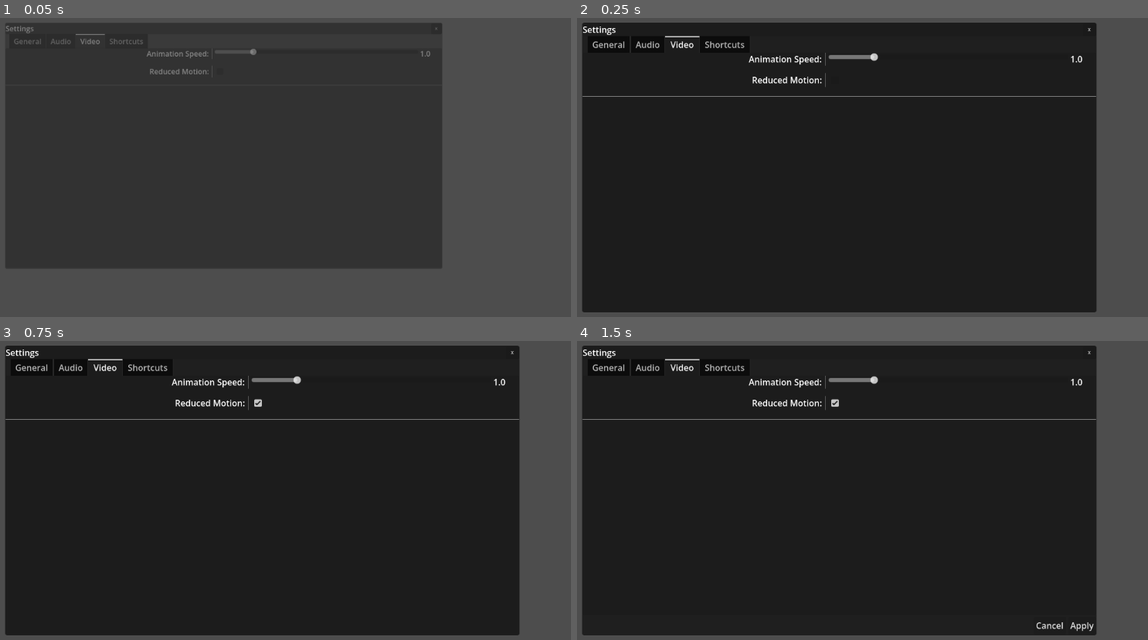
Above: before the commit, frames 1-4 (two rows, left to right).
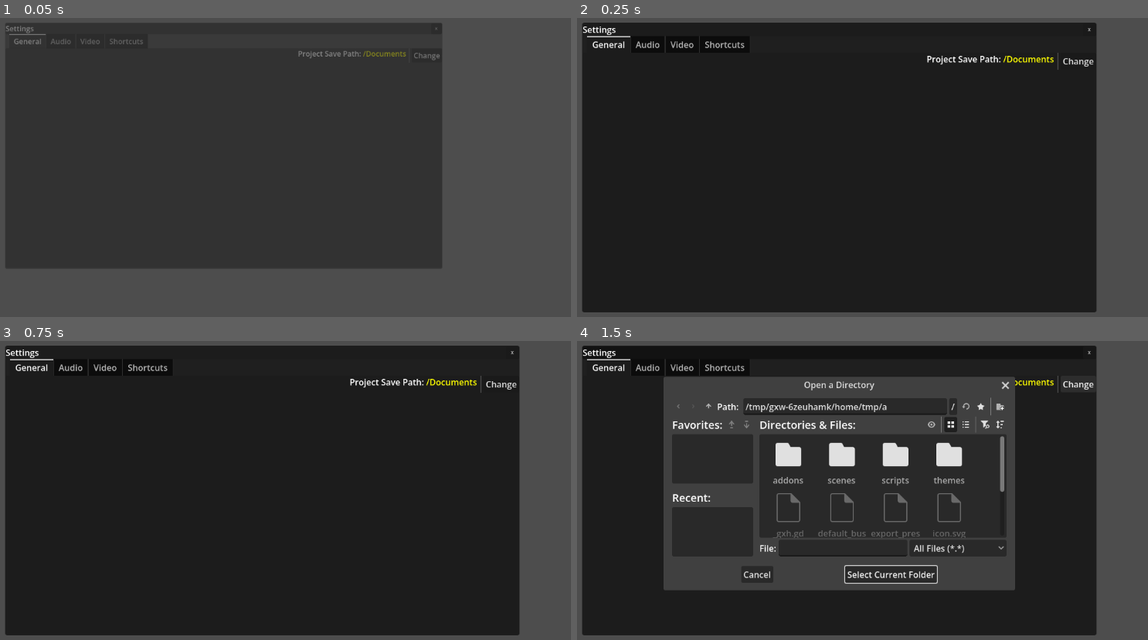
Above: after the commit, the same moments.

Repository: Linkerpink/GDaw
Game: Godot game, scene res://scenes/components/windows/settings_window.tscn
The game is run twice, just before and just after one commit, with the same random seed, the same clock (stepped at 60 frames per second) and the same inputs. This scene is started directly instead of the project's main scene.
Inputs (mouse positions are in pixels of both pictures, inside the frame that each line leads up to):
- Up to frame 1 (0.05 s): no input
- Up to frame 2 (0.25 s): no input
- Up to frame 3 (0.75 s): click (371, 403) at 0.52 s
- Up to frame 4 (1.5 s): click (1079, 382) at 1.25 s, where only the run after the commit has a clickable "Change"

The runs differ from the first frame. In frame 1, 0.5% of the frame differs, in the area x 1-77%, y 5-19%; in frame 2, 1.2%; in frame 3, 1.3%; in frame 4, 22%, in the area x 0-91%, y 5-98%.

Commit message:
settings openable in top bar

Diff:
--- a/project_time_traker.json
+++ b/project_time_traker.json
@@ -1,9 +1,9 @@
 {
-  "2D": 27717.7839992046,
+  "2D": 28573.3050005435,
   "3D": 2.96399998664856,
   "Asset Store": 33.9889998435974,
   "AssetLib": 45.4779999256134,
-  "Editor": 86272.0629956722,
-  "Game": 13746.4839932918,
-  "Script": 44725.3640034199
+  "Editor": 89049.6299965381,
+  "Game": 14361.8009932041,
+  "Script": 46032.0930030347
 }
--- a/scenes/components/windows/settings_window.tscn
+++ b/scenes/components/windows/settings_window.tscn
@@ -18,11 +18,10 @@
 [node name="SettingsTabContainer" type="TabContainer" parent="MarginContainer/VBoxContainer/WindowContent/VBoxContainer" index="0" unique_id=98601139]
 layout_mode = 2
 size_flags_vertical = 3
-current_tab = 2
+current_tab = 0
 script = ExtResource("2_bf7wd")
 
 [node name="General" type="MarginContainer" parent="MarginContainer/VBoxContainer/WindowContent/VBoxContainer/SettingsTabContainer" index="1" unique_id=1402061007]
-visible = false
 layout_mode = 2
 metadata/_tab_index = 0
 
@@ -120,6 +119,7 @@
 fit_to_longest_item = false
 
 [node name="Video" type="MarginContainer" parent="MarginContainer/VBoxContainer/WindowContent/VBoxContainer/SettingsTabContainer" index="3" unique_id=387206290]
+visible = false
 layout_mode = 2
 metadata/_tab_index = 2
 
--- a/scripts/gdaw_window.gd
+++ b/scripts/gdaw_window.gd
@@ -6,6 +6,7 @@
 @onready var title_label : RichTextLabel = %TitleLabel
 @onready var top_bar : Control = %TopBar
 @onready var top_bar_panel : Panel = %TopBarPanel
+@onready var window_content : Control = %WindowContent
 
 var touching_window : bool = false
 var touching_top_bar : bool = false
@@ -41,8 +42,8 @@
 		close_window()
 
 	# Clamp window inside of the program
-	global_position.x = clamp(global_position.x, 0, DisplayServer.window_get_size().x)
-	global_position.y = clamp(global_position.y, 0, DisplayServer.window_get_size().y)
+	global_position.x = clamp(global_position.x, 0, DisplayServer.window_get_size().x - size.x)
+	global_position.y = clamp(global_position.y, 0, DisplayServer.window_get_size().y - size.y)
 
 
 func _handle_selection():
--- a/scripts/globals/globals.gd
+++ b/scripts/globals/globals.gd
@@ -20,21 +20,13 @@
 	#endregion
 
 
-func _create_exclusive_window(_window, _window_packed):
-	if _window:
-		WindowManager.select_window(_window)
-		_window.show()
-	else:
-		WindowManager.create_window(_window_packed)
-
-
 func open_mixer():
 	var mixer_window : GDawWindow = get_tree().get_first_node_in_group("mixer")
 	var mixer_window_packed : PackedScene = load("res://scenes/components/windows/mixer/mixer.tscn")
-	_create_exclusive_window(mixer_window, mixer_window_packed)
+	WindowManager._create_exclusive_window(mixer_window, mixer_window_packed)
 
 
 func open_settings():
 	var settings_window : GDawWindow = get_tree().get_first_node_in_group("settings")
 	var settings_window_packed : PackedScene = load("res://scenes/components/windows/settings_window.tscn")
-	_create_exclusive_window(settings_window, settings_window_packed)
+	WindowManager._create_exclusive_window(settings_window, settings_window_packed)
--- a/scripts/globals/window_manager.gd
+++ b/scripts/globals/window_manager.gd
@@ -18,6 +18,14 @@
 	get_tree().current_scene.add_child(_window)
 
 
+func _create_exclusive_window(_window, _window_packed):
+	if _window:
+		select_window(_window)
+		_window.show()
+	else:
+		create_window(_window_packed)
+
+
 func open_window(_window : GDawWindow):
 	windows_open.append(_window)
 	select_window(_window)
--- a/scripts/windows/settings_ui.gd
+++ b/scripts/windows/settings_ui.gd
@@ -105,12 +105,10 @@
 
 
 func _on_refresh_timer_timeout() -> void:
-	print(projects_path + Settings.projects_path)
 	if projects_path == Settings.projects_path and input_device == Settings.input_device and output_device == Settings.input_device and animation_speed == Settings.animation_speed and reduced_motion == Settings.reduced_motion:
 		save_menu.hide()
 	else:
 		save_menu.show()
-
 #endregion
 
 
--- a/scripts/windows/top_bar/settings_menu_button.gd
+++ b/scripts/windows/top_bar/settings_menu_button.gd
@@ -8,12 +8,18 @@
 func _on_item_pressed(_id):
 	var _item_name = get_popup().get_item_text(_id)
 
+	var _settings_window : GDawWindow = get_tree().get_first_node_in_group("settings")
+	var _settings_window_packed : PackedScene = load("res://scenes/components/windows/settings_window.tscn")
+	WindowManager._create_exclusive_window(_settings_window, _settings_window_packed)
+
+	var _settings_tab_container : TabContainer = get_tree().get_first_node_in_group("settings").window_content.get_child(0).get_child(0)
+
 	match _item_name:
 		"General":
-			pass
+			_settings_tab_container.current_tab = 0
 		"Audio":
-			pass
+			_settings_tab_container.current_tab = 1
 		"Video":
-			pass
+			_settings_tab_container.current_tab = 2
 		"Shortcuts":
-			pass
+			_settings_tab_container.current_tab = 3
